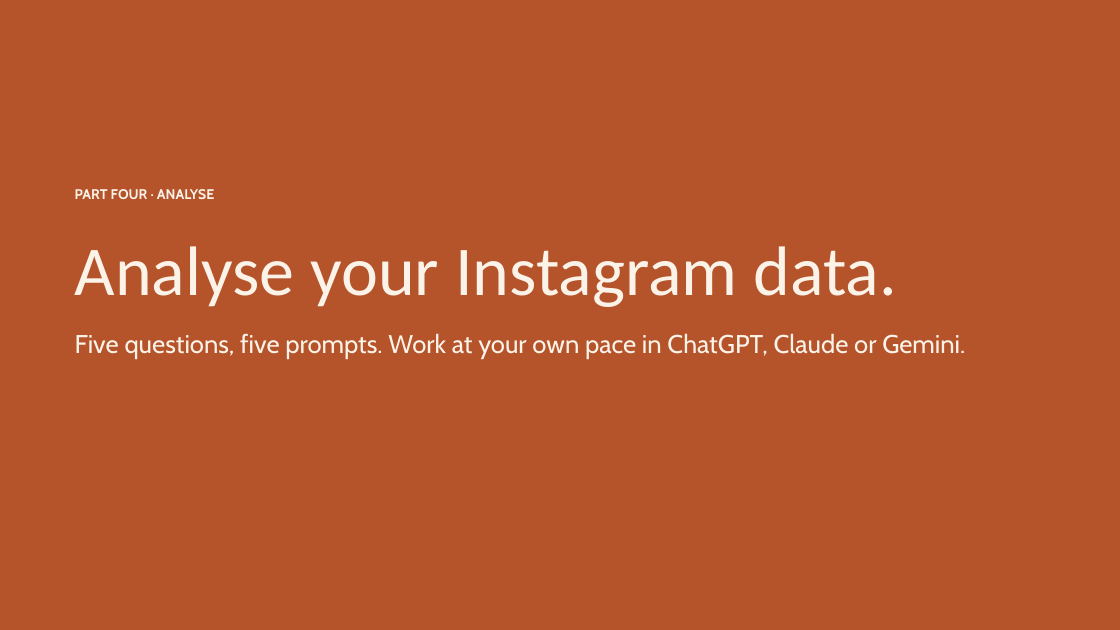
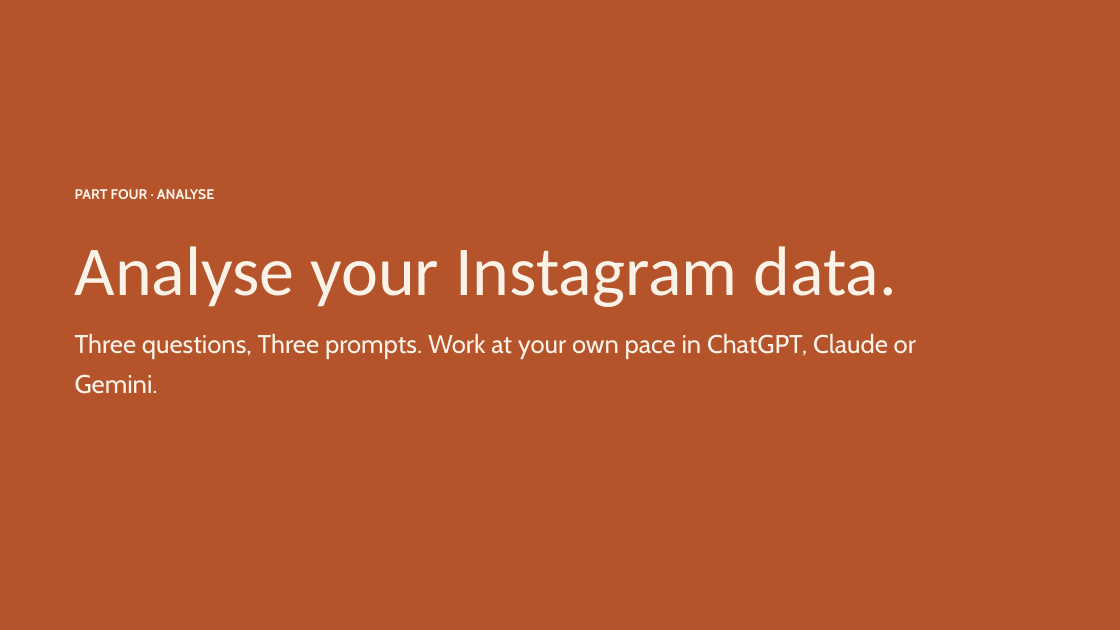
Before and after one commit to itsbharathp/LoopCycle, a slide deck: slide 29 of Prestentations/AI for Content Creation — The Basics.pptx. Drawn at 1120x630 pixels with LibreOffice and Linux fonts; fonts in the diff are those of the drawing. Boxes give left, top, right and bottom in pixels: in the first picture for what was removed or moved away, otherwise in the second. Text is boxed around its words. In the diff, an @@ line names an element or a change of style, - is before the commit and + after.

```diff
--- a/Prestentations/AI for Content Creation — The Basics.pptx
+++ b/Prestentations/AI for Content Creation — The Basics.pptx
@@ text at <box>75,333,916,394</box>: text changed @@
-Five questions, five prompts. Work at your own pace in ChatGPT, Claude or Gemini.
+Three questions, Three prompts. Work at your own pace in ChatGPT, Claude or Gemini.
```
Also in this commit, not shown: 8 other slides changed, 4 slides removed.
